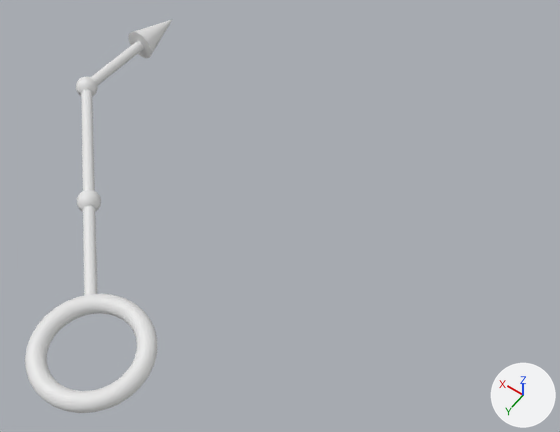
Before and after pictures for a commit that changed the OBJ model Assets/Modules/Azure/Assets/Arrows/Arrow-110.obj.
The view is the same before and after, from a camera (50 mm lens) standing at (-2.69, 1.41, 5.05) and looking at (-0.42, -1.77, 0.05). The lights are fixed; the arrows at lower right show +X, +Y and +Z. Where no turn or scale is listed for an object, it has been applied to the vertices. Vertices at the same position are counted once.

Names of what the first picture shows: 'Arrow-110'.
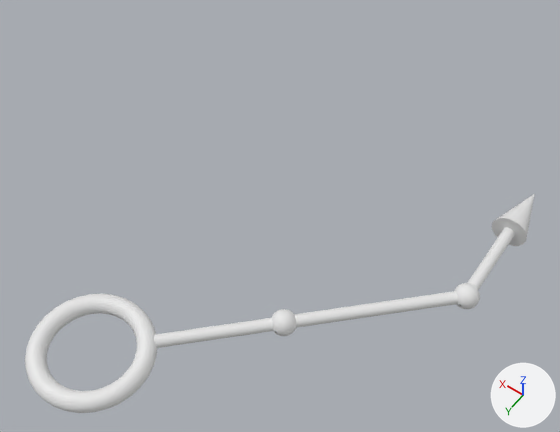
What differs and where, as boxes (x1, y1, x2, y2) in the pictures (560 x 432 px; the box of a moved part takes in the faces that stretch with it):
'Arrow-110', reshaped (245% wider, 44% shorter)
    before: (25, 20, 172, 413)
    after: (25, 194, 535, 413)
part 1 of me_arrow_110, moved or reshaped
    before: (81, 41, 144, 295)
    after: (154, 227, 515, 348)
part 2 of me_arrow_110, moved or reshaped
    before: (128, 20, 172, 58)
    after: (492, 194, 535, 246)
part 3 of me_arrow_110, added
    after: (271, 309, 296, 336)
part 4 of me_arrow_110, added
    after: (454, 283, 480, 309)
part 5 of me_arrow_110, deleted
    before: (77, 190, 101, 212)
part 6 of me_arrow_110, deleted
    before: (76, 77, 98, 96)

The change in detail:
me_arrow_110 is used by ob_arrow_110; location (0.0, 0.0, 0.0).
me_arrow_110 had 3235 vertices, 3142 faces and spanned x -0.47..2.15, y -3.25..0.47, z -0.15..0.15.
me_arrow_110 now has 3233 vertices, 3142 faces and spans x -2.15..0.47, y -3.25..0.47, z -0.15..0.15.
me_arrow_110 part 1: the loose piece of 158 vertices spanning x 0.25..2.05, y -3.0..-0.25, z -0.05..0.05 is turned -180 degrees about the y axis through the mesh origin.
me_arrow_110 part 2: the loose piece of 33 vertices spanning x 1.85..2.15, y -3.25..-2.75, z -0.15..0.15 is turned 180 degrees about the y axis through the mesh origin.
me_arrow_110 part 3: a new loose piece of 1009 vertices spanning x -1.1..-0.9, y -1.1..-0.9, z -0.1..0.1.
me_arrow_110 part 4: a new loose piece of 1009 vertices spanning x -2.1..-1.9, y -2.1..-1.9, z -0.1..0.1.
me_arrow_110 part 5: the loose piece of 1010 vertices spanning x 0.9..1.1, y -1.1..-0.9, z -0.1..0.1 is deleted.
me_arrow_110 part 6: the loose piece of 1010 vertices spanning x 1.9..2.1, y -2.1..-1.9, z -0.1..0.1 is deleted.
